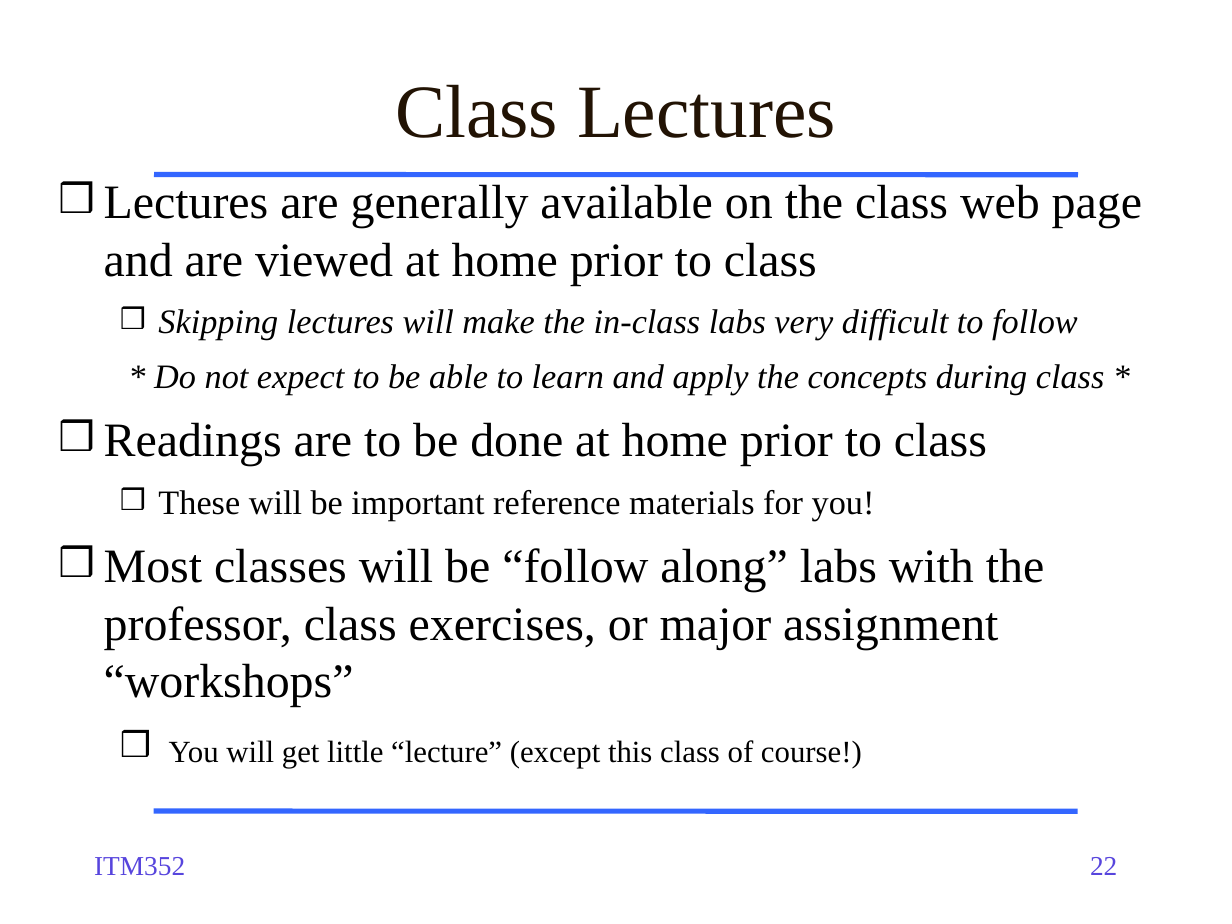
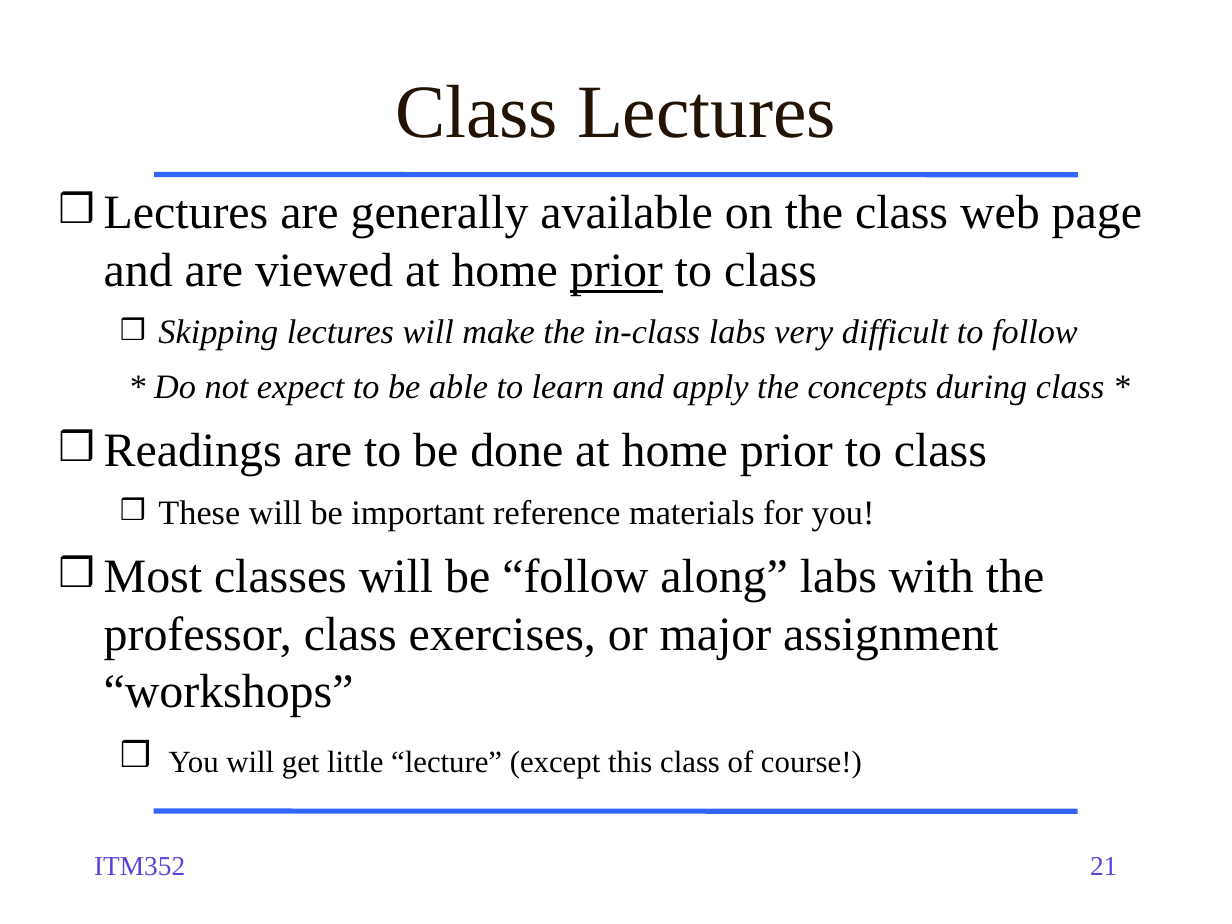
Before and after one commit to dport96/ITM352, a slide deck: slide 21 of morea/010.introduction/ITM352_01_intro.pptx (slide 22 before the commit). Drawn at 1232x924 pixels with LibreOffice and Linux fonts; fonts in the diff are those of the drawing. Boxes give left, top, right and bottom in pixels: in the first picture for what was removed or moved away, otherwise in the second. Text is boxed around its words. In the diff, an @@ line names an element or a change of style, - is before the commit and + after.

```diff
--- a/morea/010.introduction/ITM352_01_intro.pptx
+++ b/morea/010.introduction/ITM352_01_intro.pptx
@@ text "Lectures are generally available on ...": place and size @@
-text "Lectures are generally available on ..." at [104,184,1142,768]
+text "Lectures are generally available on ..." at [104,194,1142,778]
@@ text at [104,194,1142,296]: underline on in "prior" @@
@@ page number at [1090,857,1117,875]: text changed @@
-22
+21
```
Also in this commit, not shown: 11 other slides changed, 1 slide added, 1 slide removed.
